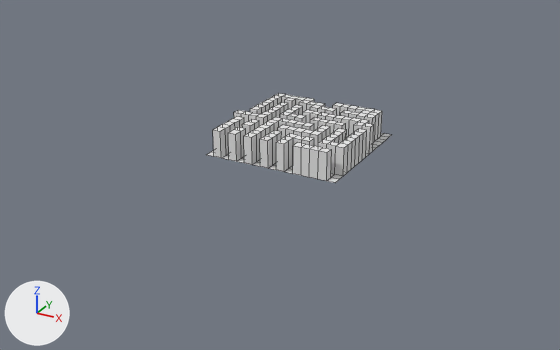
An edit to the Blender file Tower/assets/Models/tower_level2/tower_level2.blend, drawn before and after from the same camera.
The view is the same before and after, from a 50 mm camera at (4.8, -9.39, 4.13) aimed at (-0.16, -0.38, -0.37). Arrows for +X, +Y and +Z are at lower left; the lights stay in place. Mesh edges are drawn as thin lines.

Before the edit, the objects in view are built like this:
```python
me_plane = bpy.data.meshes.new('Plane')
me_plane.from_pydata(...)  # 541 vertices, 518 faces; spans x -1.0..1.0, y -1.0..1.0, z 0.0..0.4
me_plane.materials.append(mat_material)  # its picture is missing
ob_plane = bpy.data.objects.new('Plane', me_plane)
ob_plane.location = (0.0, 0.0, 0.0)
```
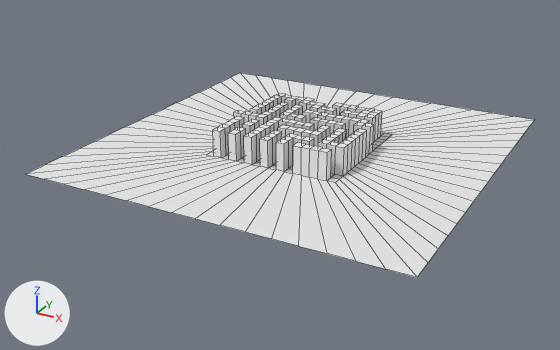
The edits, one by one:
me_plane is used by ob_plane; location (0.0, 0.0, 0.0).
me_plane had 541 vertices, 518 faces and spanned x -1.0..1.0, y -1.0..1.0, z 0.0..0.4.
me_plane now has 605 vertices, 582 faces and spans x -2.73..2.73, y -2.73..2.73, z 0.0..0.4.
Part 1, on me_plane:
58 vertices are added at x -2.73..2.73, y -2.73..2.73, z 0.0.
6 new vertices lie (0.34, 0.0, 0.0) away from vertices in x -2.73..2.39, y -2.73..2.73, z 0.0.
64 new faces join them.

Pixel boxes [x1, y1, x2, y2] of what changed, in the pictures (560 x 350 px):
'Plane', reshaped (175% wider, 125% taller): before [207, 93, 391, 183]; after [27, 73, 534, 277]
part 1 of me_plane, added: after [27, 73, 534, 277]
